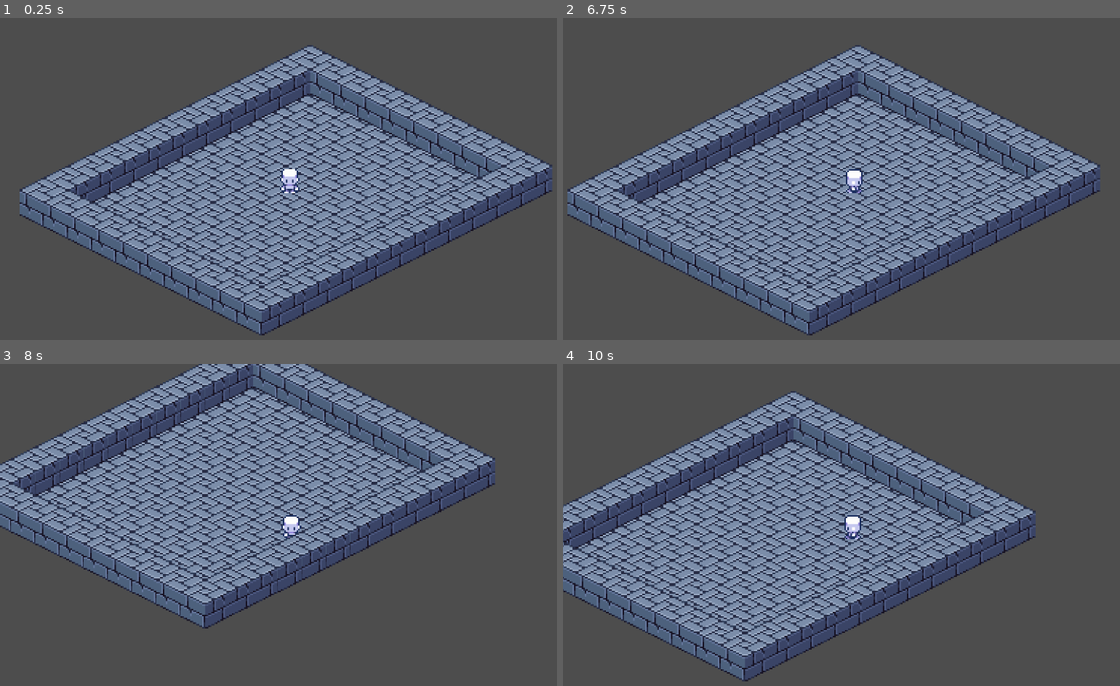
Above: before the commit, frames 1-4 (two rows, left to right).
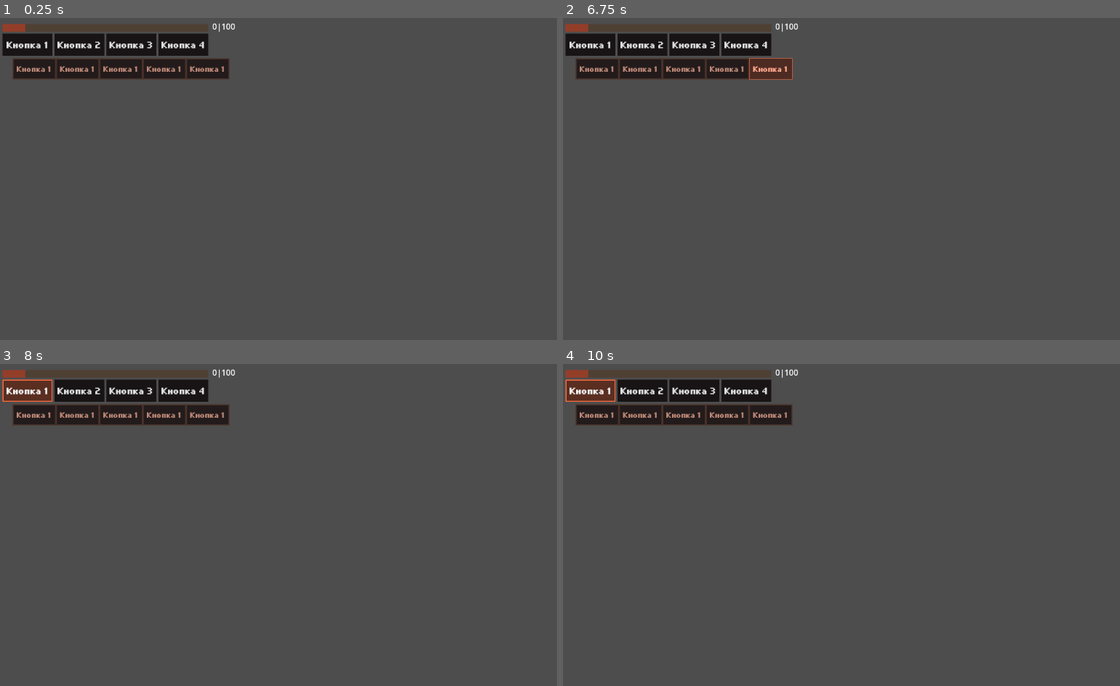
Above: after the commit, the same moments.

Repository: yeszvq/podval2_demo
Game: Godot game, scene res://scene/game/level/test_level.tscn
Two runs of this game, one before a commit and one after it. Both use one fixed random seed, a clock stepped at 60 frames per second and the inputs below.
Inputs (mouse positions are in pixels of both pictures, inside the frame that each line leads up to):
- Up to frame 1 (0.25 s): no input
- Up to frame 2 (6.75 s): click (590, 43) at 0.5 s, where only the run after the commit has a clickable "Кнопка 1"; click (640, 43) at 1.25 s, where only the run after the commit has a clickable "Кнопка 2"; click (696, 43) at 2 s, where only the run after the commit has a clickable "Кнопка 3"; click (746, 43) at 2.75 s, where only the run after the commit has a clickable "Кнопка 4"; click (640, 69) at 3.5 s, where only the run after the commit has a clickable "Кнопка 1"; click (685, 69) at 4.25 s, where only the run after the commit has a clickable "Кнопка 1"; click (730, 69) at 5 s, where only the run after the commit has a clickable "Кнопка 1"; click (769, 69) at 5.75 s, where only the run after the commit has a clickable "Кнопка 1"; tap Enter at 6.5 s; move the mouse to (980, 166) at 6.52 s; hold D (right) from 6.53 s (still down); tap E (action_e) at 6.6 s; click (980, 166) at 6.67 s
- Up to frame 3 (8 s): move the mouse to (172, 544) at 7.27 s; release D (right) at 7.28 s; hold S (down) from 7.28 s (still down); tap Tab (open_invetory) at 7.35 s; click (172, 544) at 7.42 s
- Up to frame 4 (10 s): move the mouse to (913, 454) at 8.02 s; release S (down) at 8.03 s; hold D (right) 8.03-8.78 s; right-click (913, 454) at 8.1 s; click (913, 454) at 8.17 s; move the mouse to (824, 592) at 8.77 s; hold W (up) 8.78-9.53 s; tap T (test_button) at 8.85 s; click (824, 592) at 8.92 s; move the mouse to (1025, 576) at 9.52 s; hold A (left) from 9.53 s (still down); tap Y (test_button_2) at 9.6 s; click (1025, 576) at 9.67 s

The runs differ from the first frame. In frame 1, 51% of the frame differs, in the area x 0-100%, y 1-99%; in frame 2, 51%, in the area x 0-97%, y 1-99%; in frame 3, 47%; in frame 4, 49%.

Commit message:
Примерный вид инвентаря нового дизайна

Diff:
--- a/scene/game/level/test_level.tscn
+++ b/scene/game/level/test_level.tscn
@@ -1,8 +1,10 @@
-[gd_scene load_steps=6 format=3 uid="uid://bepjk16jikn80"]
+[gd_scene load_steps=10 format=3 uid="uid://bepjk16jikn80"]
 
 [ext_resource type="Texture2D" uid="uid://d2d0hptweuc2i" path="res://assets/sprite/object/image.png" id="1_t7mr3"]
 [ext_resource type="PackedScene" uid="uid://doppnjet67bl5" path="res://scene/game/characters/player.tscn" id="2_pdvt1"]
 [ext_resource type="Script" path="res://src/TileMap.gd" id="2_xkvuo"]
+[ext_resource type="Theme" uid="uid://3u6qws58j858" path="res://theme/theme_button_inv.tres" id="4_3ajhk"]
+[ext_resource type="Theme" uid="uid://cqy1qvej6y53r" path="res://theme/theme_button_inv_typeslot.tres" id="5_06qyn"]
 
 [sub_resource type="TileSetAtlasSource" id="TileSetAtlasSource_3d2jg"]
 texture = ExtResource("1_t7mr3")
@@ -160,10 +162,18 @@
 physics_layer_0/collision_mask = 0
 sources/1 = SubResource("TileSetAtlasSource_3d2jg")
 
+[sub_resource type="StyleBoxFlat" id="StyleBoxFlat_bn5io"]
+bg_color = Color(0.309804, 0.25098, 0.203922, 1)
+
+[sub_resource type="StyleBoxFlat" id="StyleBoxFlat_yjgu3"]
+bg_color = Color(0.576471, 0.243137, 0.160784, 1)
+
 [node name="test_level" type="Node2D"]
 y_sort_enabled = true
+metadata/_edit_vertical_guides_ = [-232.0]
 
 [node name="TileMap" type="TileMap" parent="."]
+visible = false
 y_sort_enabled = true
 position = Vector2(0, -7)
 tile_set = SubResource("TileSet_3sp4n")
@@ -181,8 +191,145 @@
 script = ExtResource("2_xkvuo")
 
 [node name="player" parent="." instance=ExtResource("2_pdvt1")]
+visible = false
 position = Vector2(35, 43)
 
 [node name="CanvasLayer" type="CanvasLayer" parent="."]
 layer = 2
 follow_viewport_scale = 2.0
+
+[node name="HUD" type="Control" parent="CanvasLayer"]
+layout_mode = 3
+anchors_preset = 15
+anchor_right = 1.0
+anchor_bottom = 1.0
+grow_horizontal = 2
+grow_vertical = 2
+
+[node name="MarginContainer" type="MarginContainer" parent="CanvasLayer/HUD"]
+layout_mode = 1
+anchors_preset = 15
+anchor_right = 1.0
+anchor_bottom = 1.0
+grow_horizontal = 2
+grow_vertical = 2
+theme_override_constants/margin_left = 5
+theme_override_constants/margin_top = 5
+theme_override_constants/margin_right = 5
+theme_override_constants/margin_bottom = 5
+
+[node name="VBoxContainer" type="VBoxContainer" parent="CanvasLayer/HUD/MarginContainer"]
+layout_mode = 2
+theme_override_constants/separation = 5
+
+[node name="header" type="HBoxContainer" parent="CanvasLayer/HUD/MarginContainer/VBoxContainer"]
+layout_mode = 2
+theme_override_constants/separation = 8
+
+[node name="VBoxContainer" type="VBoxContainer" parent="CanvasLayer/HUD/MarginContainer/VBoxContainer/header"]
+layout_mode = 2
+
+[node name="MarginContainer" type="MarginContainer" parent="CanvasLayer/HUD/MarginContainer/VBoxContainer/header/VBoxContainer"]
+layout_mode = 2
+theme_override_constants/margin_top = 3
+
+[node name="ProgressBar" type="ProgressBar" parent="CanvasLayer/HUD/MarginContainer/VBoxContainer/header/VBoxContainer"]
+custom_minimum_size = Vector2(0, 15)
+layout_mode = 2
+size_flags_vertical = 3
+theme_override_styles/background = SubResource("StyleBoxFlat_bn5io")
+theme_override_styles/fill = SubResource("StyleBoxFlat_yjgu3")
+step = 1.0
+value = 11.0
+show_percentage = false
+
+[node name="HBoxContainer" type="HBoxContainer" parent="CanvasLayer/HUD/MarginContainer/VBoxContainer/header/VBoxContainer"]
+layout_mode = 2
+
+[node name="Button" type="Button" parent="CanvasLayer/HUD/MarginContainer/VBoxContainer/header/VBoxContainer/HBoxContainer"]
+custom_minimum_size = Vector2(99, 44)
+layout_mode = 2
+theme = ExtResource("4_3ajhk")
+text = "Кнопка 1"
+
+[node name="Button2" type="Button" parent="CanvasLayer/HUD/MarginContainer/VBoxContainer/header/VBoxContainer/HBoxContainer"]
+custom_minimum_size = Vector2(99, 44)
+layout_mode = 2
+theme = ExtResource("4_3ajhk")
+text = "Кнопка 2"
+
+[node name="Button3" type="Button" parent="CanvasLayer/HUD/MarginContainer/VBoxContainer/header/VBoxContainer/HBoxContainer"]
+custom_minimum_size = Vector2(99, 44)
+layout_mode = 2
+theme = ExtResource("4_3ajhk")
+text = "Кнопка 3"
+
+[node name="Button4" type="Button" parent="CanvasLayer/HUD/MarginContainer/VBoxContainer/header/VBoxContainer/HBoxContainer"]
+custom_minimum_size = Vector2(99, 44)
+layout_mode = 2
+theme = ExtResource("4_3ajhk")
+text = "Кнопка 4"
+
+[node name="VBoxContainer2" type="VBoxContainer" parent="CanvasLayer/HUD/MarginContainer/VBoxContainer/header"]
+layout_mode = 2
+
+[node name="Label" type="Label" parent="CanvasLayer/HUD/MarginContainer/VBoxContainer/header/VBoxContainer2"]
+layout_mode = 2
+text = "0|100"
+
+[node name="type_slot" type="HBoxContainer" parent="CanvasLayer/HUD/MarginContainer/VBoxContainer"]
+layout_mode = 2
+theme_override_constants/separation = 0
+
+[node name="Control" type="Control" parent="CanvasLayer/HUD/MarginContainer/VBoxContainer/type_slot"]
+custom_minimum_size = Vector2(20, 0)
+layout_mode = 2
+
+[node name="Button" type="Button" parent="CanvasLayer/HUD/MarginContainer/VBoxContainer/type_slot"]
+custom_minimum_size = Vector2(86, 42)
+layout_mode = 2
+theme = ExtResource("5_06qyn")
+text = "Кнопка 1"
+
+[node name="Button2" type="Button" parent="CanvasLayer/HUD/MarginContainer/VBoxContainer/type_slot"]
+custom_minimum_size = Vector2(86, 42)
+layout_mode = 2
+theme = ExtResource("5_06qyn")
+text = "Кнопка 1"
+
+[node name="Button3" type="Button" parent="CanvasLayer/HUD/MarginContainer/VBoxContainer/type_slot"]
+custom_minimum_size = Vector2(86, 42)
+layout_mode = 2
+theme = ExtResource("5_06qyn")
+text = "Кнопка 1"
+
+[node name="Button4" type="Button" parent="CanvasLayer/HUD/MarginContainer/VBoxContainer/type_slot"]
+custom_minimum_size = Vector2(86, 42)
+layout_mode = 2
+theme = ExtResource("5_06qyn")
+text = "Кнопка 1"
+
+[node name="Button5" type="Button" parent="CanvasLayer/HUD/MarginContainer/VBoxContainer/type_slot"]
+custom_minimum_size = Vector2(86, 42)
+layout_mode = 2
+theme = ExtResource("5_06qyn")
+text = "Кнопка 1"
+
+[node name="MarginContainer" type="MarginContainer" parent="CanvasLayer/HUD/MarginContainer/VBoxContainer"]
+layout_mode = 2
+theme_override_constants/margin_top = 10
+
+[node name="grid_slot" type="HBoxContainer" parent="CanvasLayer/HUD/MarginContainer/VBoxContainer/MarginContainer"]
+layout_mode = 2
+theme_override_constants/separation = 20
+
+[node name="GridContainer" type="GridContainer" parent="CanvasLayer/HUD/MarginContainer/VBoxContainer/MarginContainer/grid_slot"]
+layout_mode = 2
+columns = 4
+
+[node name="GridContainer2" type="GridContainer" parent="CanvasLayer/HUD/MarginContainer/VBoxContainer/MarginContainer/grid_slot"]
+layout_mode = 2
+
+[node name="Control" type="Control" parent="CanvasLayer/HUD/MarginContainer/VBoxContainer"]
+layout_mode = 2
+size_flags_vertical = 3
--- a/scene/menu/brain_ui.tscn
+++ /dev/null
@@ -1,17 +0,0 @@
-[gd_scene load_steps=5 format=3 uid="uid://csgtictlysx8j"]
-
-[ext_resource type="Texture2D" uid="uid://ba6mhsjd5e32y" path="res://assets/sprite/ui/progress bar/BarV2_Bar.png" id="1_3e6lo"]
-[ext_resource type="Texture2D" uid="uid://b37v6dt2tie56" path="res://assets/sprite/ui/progress bar/BarV2_ProgressBarBorder.png" id="2_xxh8j"]
-[ext_resource type="Texture2D" uid="uid://b0d1mgf88h3jb" path="res://assets/sprite/ui/progress bar/BarV2_ProgressBar.png" id="3_w6snh"]
-[ext_resource type="Script" path="res://src/brainbar_ui.gd" id="4_bphil"]
-
-[node name="brain_ui" type="TextureProgressBar"]
-offset_right = 276.0
-offset_bottom = 27.0
-scale = Vector2(1.12803, 0.889251)
-value = 100.0
-texture_under = ExtResource("1_3e6lo")
-texture_over = ExtResource("2_xxh8j")
-texture_progress = ExtResource("3_w6snh")
-texture_progress_offset = Vector2(2, 3)
-script = ExtResource("4_bphil")
--- a/scene/menu/inventory_ui/item_slot.tscn
+++ /dev/null
@@ -1,56 +0,0 @@
-[gd_scene load_steps=4 format=3 uid="uid://kh1m1tne2pb0"]
-
-[ext_resource type="Script" path="res://src/inventory/item_slot.gd" id="1_ybgs0"]
-
-[sub_resource type="StyleBoxFlat" id="StyleBoxFlat_pjevc"]
-bg_color = Color(0.6, 0.6, 0.6, 0)
-border_width_left = 2
-border_width_top = 2
-border_width_right = 2
-border_width_bottom = 2
-border_color = Color(0.8, 0.8, 0.8, 0.556863)
-
-[sub_resource type="Theme" id="Theme_6g6u3"]
-PanelContainer/styles/panel = SubResource("StyleBoxFlat_pjevc")
-
-[node name="ItemSlot" type="ColorRect"]
-custom_minimum_size = Vector2(64, 64)
-offset_right = 40.0
-offset_bottom = 40.0
-mouse_filter = 1
-color = Color(0.2, 0.2, 0.2, 1)
-script = ExtResource("1_ybgs0")
-
-[node name="PanelContainer" type="PanelContainer" parent="."]
-layout_mode = 1
-anchors_preset = 15
-anchor_right = 1.0
-anchor_bottom = 1.0
-grow_horizontal = 2
-grow_vertical = 2
-theme = SubResource("Theme_6g6u3")
-
-[node name="TextureRect" type="TextureRect" parent="."]
-layout_direction = 1
-layout_mode = 2
-offset_right = 64.0
-offset_bottom = 64.0
-grow_horizontal = 2
-grow_vertical = 2
-expand_mode = 2
-
-[node name="Label" type="Label" parent="."]
-layout_mode = 2
-offset_left = 58.0
-offset_top = 47.0
-offset_right = 64.0
-offset_bottom = 64.0
-grow_horizontal = 2
-grow_vertical = 2
-size_flags_horizontal = 8
-size_flags_vertical = 8
-theme_override_font_sizes/font_size = 10
-horizontal_alignment = 2
-vertical_alignment = 2
-
-[connection signal="gui_input" from="." to="." method="_on_gui_input"]
--- a/scene/menu/inventory_ui/item_slot_theme.tres
+++ /dev/null
@@ -1,12 +0,0 @@
-[gd_resource type="Theme" load_steps=2 format=3 uid="uid://cpywtrpnkirjc"]
-
-[sub_resource type="StyleBoxFlat" id="StyleBoxFlat_w3eit"]
-bg_color = Color(0.2, 0.2, 0.2, 1)
-border_width_left = 2
-border_width_top = 2
-border_width_right = 2
-border_width_bottom = 2
-border_color = Color(0.909804, 0.909804, 0.909804, 1)
-
-[resource]
-PanelContainer/styles/panel = SubResource("StyleBoxFlat_w3eit")
--- a/scene/menu/inventory_ui/item_slot_theme_boxflat.tres
+++ /dev/null
@@ -1,8 +0,0 @@
-[gd_resource type="StyleBoxFlat" format=3 uid="uid://bu8b05laar6xm"]
-
-[resource]
-bg_color = Color(0.2, 0.2, 0.2, 1)
-border_width_left = 2
-border_width_top = 2
-border_width_right = 2
-border_width_bottom = 2
--- a/scene/menu/pain_ui.tscn
+++ /dev/null
@@ -1,22 +0,0 @@
-[gd_scene load_steps=6 format=3 uid="uid://c7hlxvui7w24x"]
-
-[ext_resource type="Script" path="res://src/pain_ui.gd" id="1_hvy45"]
-[ext_resource type="Texture2D" uid="uid://ba6mhsjd5e32y" path="res://assets/sprite/ui/progress bar/BarV2_Bar.png" id="1_vfw3n"]
-[ext_resource type="Texture2D" uid="uid://b37v6dt2tie56" path="res://assets/sprite/ui/progress bar/BarV2_ProgressBarBorder.png" id="2_61p4m"]
-[ext_resource type="Texture2D" uid="uid://cp1v4a2ommah1" path="res://assets/sprite/ui/progress bar/BarV5_ProgressBar.png" id="3_sfktk"]
-
-[sub_resource type="CanvasItemMaterial" id="CanvasItemMaterial_eg51e"]
-light_mode = 1
-
-[node name="pain_ui" type="TextureProgressBar"]
-z_index = 99
-material = SubResource("CanvasItemMaterial_eg51e")
-offset_right = 274.0
-offset_bottom = 26.0
-scale = Vector2(1.12868, 0.885925)
-value = 2.0
-texture_under = ExtResource("1_vfw3n")
-texture_over = ExtResource("2_61p4m")
-texture_progress = ExtResource("3_sfktk")
-texture_progress_offset = Vector2(2, 3)
-script = ExtResource("1_hvy45")
--- /dev/null
+++ b/theme/theme_button_inv.tres
@@ -0,0 +1,20 @@
+[gd_resource type="Theme" load_steps=4 format=3 uid="uid://3u6qws58j858"]
+
+[ext_resource type="FontFile" uid="uid://dd24tgr863681" path="res://assets/font/bitcell_memesbruh03.ttf" id="1_dguhr"]
+
+[sub_resource type="StyleBoxFlat" id="StyleBoxFlat_prsbc"]
+bg_color = Color(0.352941, 0.180392, 0.129412, 1)
+border_width_left = 2
+border_width_top = 2
+border_width_right = 2
+border_width_bottom = 2
+border_color = Color(0.956863, 0.411765, 0.243137, 1)
+
+[sub_resource type="StyleBoxFlat" id="StyleBoxFlat_wgnxr"]
+bg_color = Color(0.0941176, 0.0784314, 0.0823529, 1)
+
+[resource]
+Button/font_sizes/font_size = 30
+Button/fonts/font = ExtResource("1_dguhr")
+Button/styles/focus = SubResource("StyleBoxFlat_prsbc")
+Button/styles/normal = SubResource("StyleBoxFlat_wgnxr")
--- /dev/null
+++ b/theme/theme_button_inv_typeslot.tres
@@ -0,0 +1,27 @@
+[gd_resource type="Theme" load_steps=4 format=3 uid="uid://cqy1qvej6y53r"]
+
+[ext_resource type="FontFile" uid="uid://dd24tgr863681" path="res://assets/font/bitcell_memesbruh03.ttf" id="1_003e2"]
+
+[sub_resource type="StyleBoxFlat" id="StyleBoxFlat_lmpdi"]
+bg_color = Color(0.301961, 0.168627, 0.133333, 1)
+border_width_left = 1
+border_width_top = 1
+border_width_right = 1
+border_width_bottom = 1
+border_color = Color(0.956863, 0.411765, 0.243137, 1)
+
+[sub_resource type="StyleBoxFlat" id="StyleBoxFlat_0phv0"]
+bg_color = Color(0.137255, 0.105882, 0.105882, 1)
+border_width_left = 2
+border_width_top = 2
+border_width_right = 2
+border_width_bottom = 2
+border_color = Color(0.286275, 0.196078, 0.164706, 1)
+
+[resource]
+Button/colors/font_color = Color(0.737255, 0.533333, 0.470588, 1)
+Button/colors/font_focus_color = Color(1, 0.65098, 0.545098, 1)
+Button/font_sizes/font_size = 25
+Button/fonts/font = ExtResource("1_003e2")
+Button/styles/focus = SubResource("StyleBoxFlat_lmpdi")
+Button/styles/normal = SubResource("StyleBoxFlat_0phv0")
Binary file added: assets/font/EpilepsySans.ttf
Not shown, added: assets/font/EpilepsySans.ttf.import
Binary file added: assets/font/bitcell_memesbruh03.ttf
Not shown, added: assets/font/bitcell_memesbruh03.ttf.import
Binary file added: assets/sprite/ui/progress bar/hpbar.png
Not shown, added: assets/sprite/ui/progress bar/hpbar.png.import
